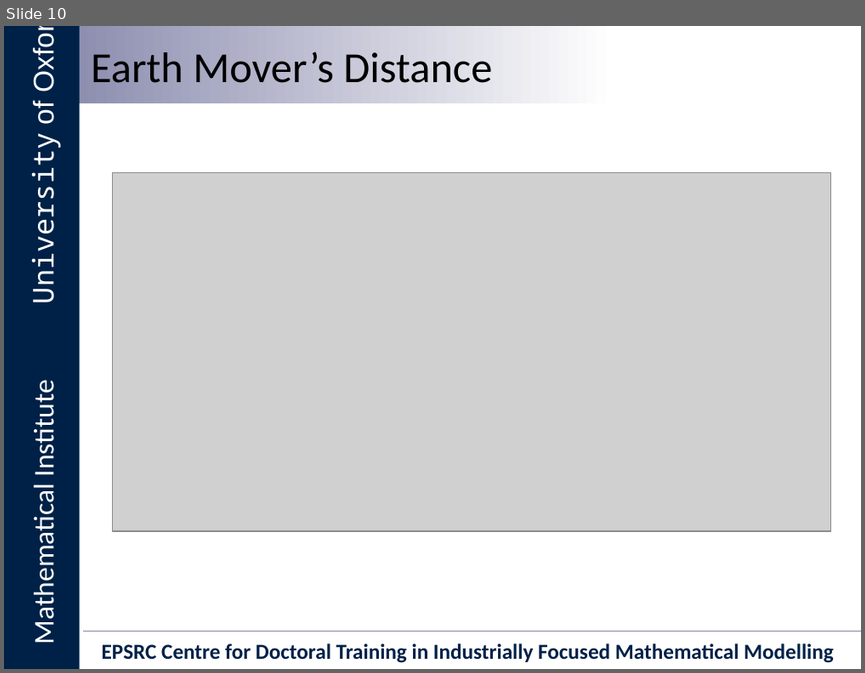
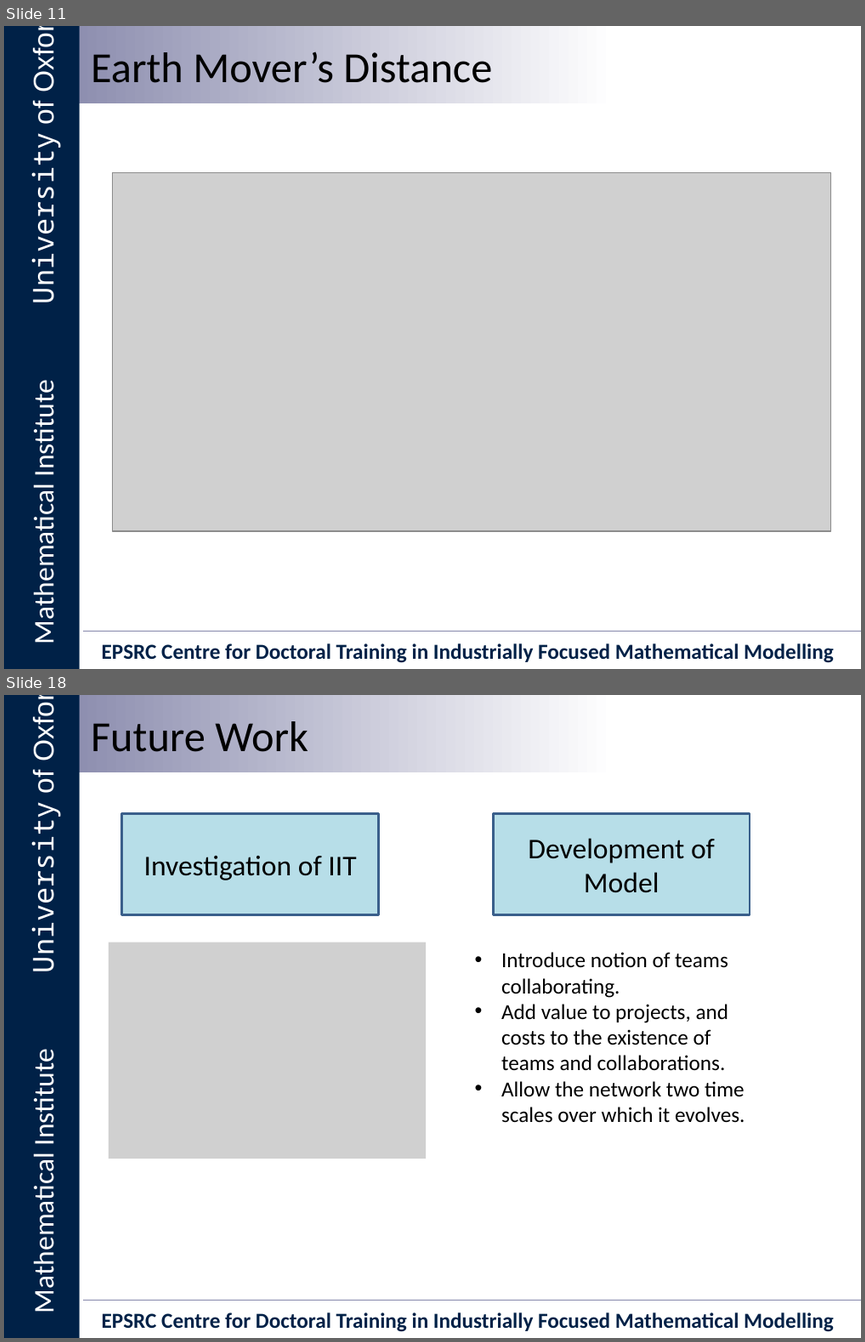
Before and after one commit to Ectheleon/IIT-Mini-Project, a slide deck: Writeup/Presentation/Integrated Information Theory for Organisational Consciousness.pptx. Shown one above the other, each under a label of ours: slide 10 before the commit, slides 11 and 18 after it; the slides between them are not shown. The pictures are 865x673 and 865x1342 pixels, drawn with LibreOffice and Linux fonts; fonts in the diff are those of the drawing; grey boxes stand for pictures; background and template pictures are left out. Boxes give left, top, right and bottom in pixels: in the first picture for what was removed or moved away, otherwise in the second. Text is boxed around its words. In the diff, an @@ line names an element or a change of style, - is before the commit and + after.

Commit message:
Added slides describing model. Nearly finished...

```diff
--- a/Writeup/Presentation/Integrated Information Theory for Organisational Consciousness.pptx
+++ b/Writeup/Presentation/Integrated Information Theory for Organisational Consciousness.pptx
@@ slide 18 added at [4, 695, 861, 1338], background #FFFFFF; not listed: 6 template elements that a slide beside it also shows @@
@@ text added at [91, 721, 308, 752], 36 pt, text #000000 @@
+Future Work
@@ rectangle added at [122, 814, 378, 915], fill #B7DEE8, outline #3A5F8C 2 pt, 24 pt, text #000000 @@
+Investigation of IIT
@@ rectangle added at [494, 814, 749, 915], fill #B7DEE8, outline #3A5F8C 2 pt, 24 pt, text #000000 @@
+Development of Model
@@ picture added at [109, 941, 426, 1157] @@
@@ text added at [501, 952, 744, 1123], 18 pt, text #000000 @@
+• Introduce notion of teams collaborating.
+• Add value to projects, and costs to the existence of teams and collaborations.
+• Allow the network two time scales over which it evolves.
@@ what was slide 10 is now slide 11 @@
```
Also in this commit, not shown: 7 other slides added, 1 slide removed.
